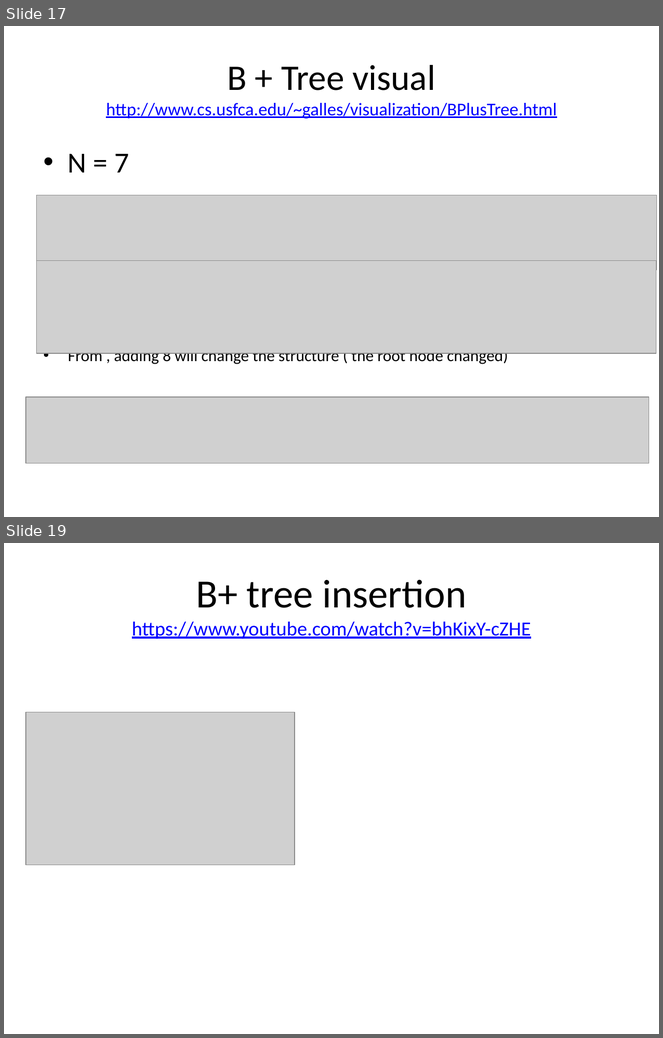
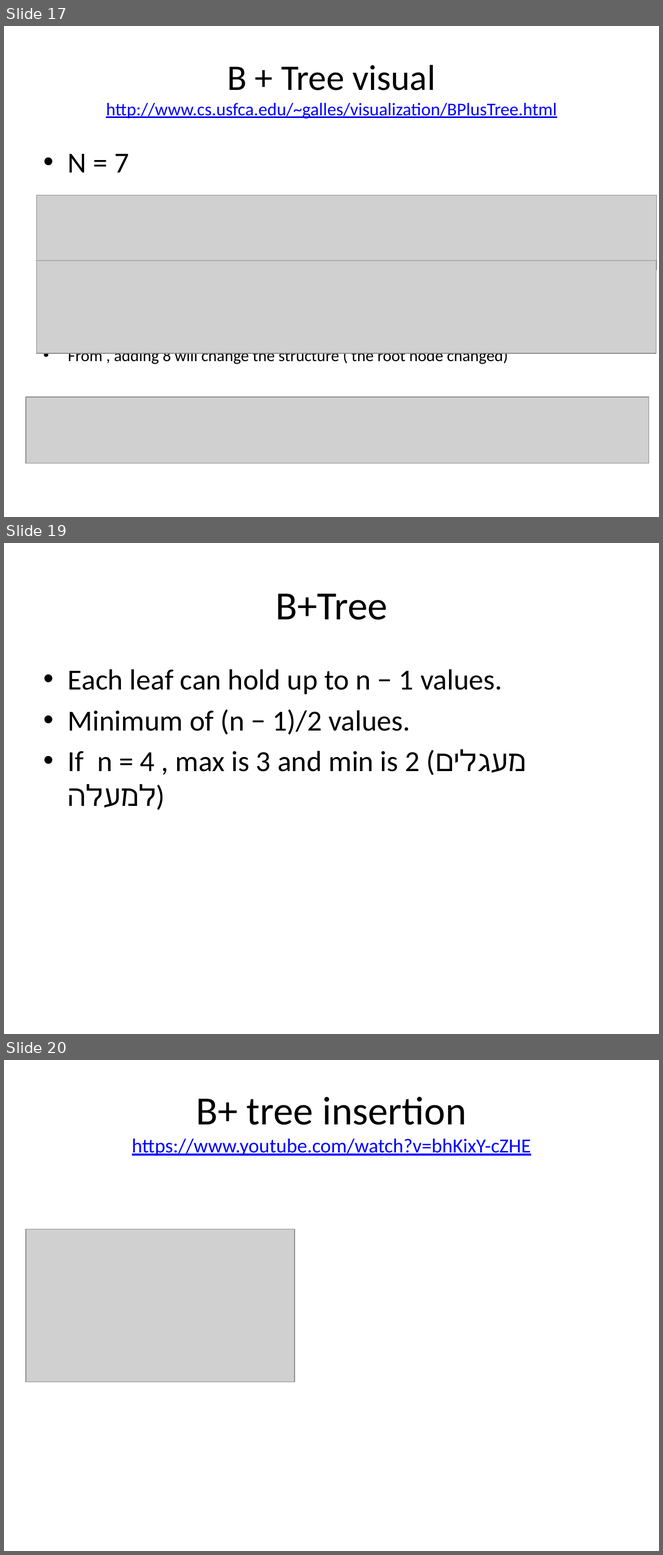
Before and after one commit to Kaitel/OOP, a slide deck: 20277 Database systems/Indexing and Hashing_chapater11.pptx. Shown one above the other, each under a label of ours: slides 17 and 19 before the commit, slides 17, 19 and 20 after it; the slides between them are not shown. The pictures are 663x1038 and 663x1555 pixels, drawn with LibreOffice and Linux fonts; fonts in the diff are those of the drawing; grey boxes stand for pictures. Boxes give left, top, right and bottom in pixels: in the first picture for what was removed or moved away, otherwise in the second. Text is boxed around its words. In the diff, an @@ line names an element or a change of style, - is before the commit and + after.

```diff
--- a/20277 Database systems/Indexing and Hashing_chapater11.pptx
+++ b/20277 Database systems/Indexing and Hashing_chapater11.pptx
@@ slide 19 added at bbox=[4, 543, 659, 1034], background #FFFFFF @@
@@ title added at bbox=[275, 593, 387, 620], 44 pt, text #000000 @@
+B+Tree
@@ text added at bbox=[68, 669, 526, 810], 32 pt, text #000000 @@
+• Each leaf can hold up to n − 1 values.
+• Minimum of (n − 1)/2 values.
+• If n = 4 , max is 3 and min is 2 (מעגלים למעלה)
@@ what was slide 19 is now slide 20 @@
```
Also in this commit, not shown: 3 other slides added, 1 slide removed, 7 other files.
